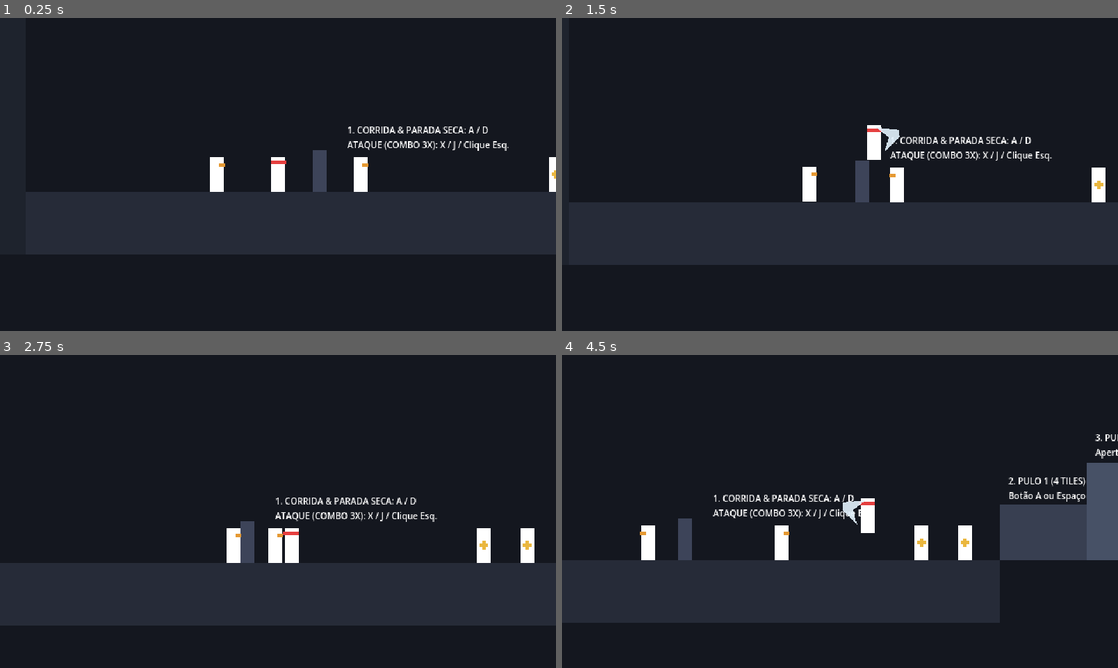
Above: before the commit, frames 1-4 (two rows, left to right).
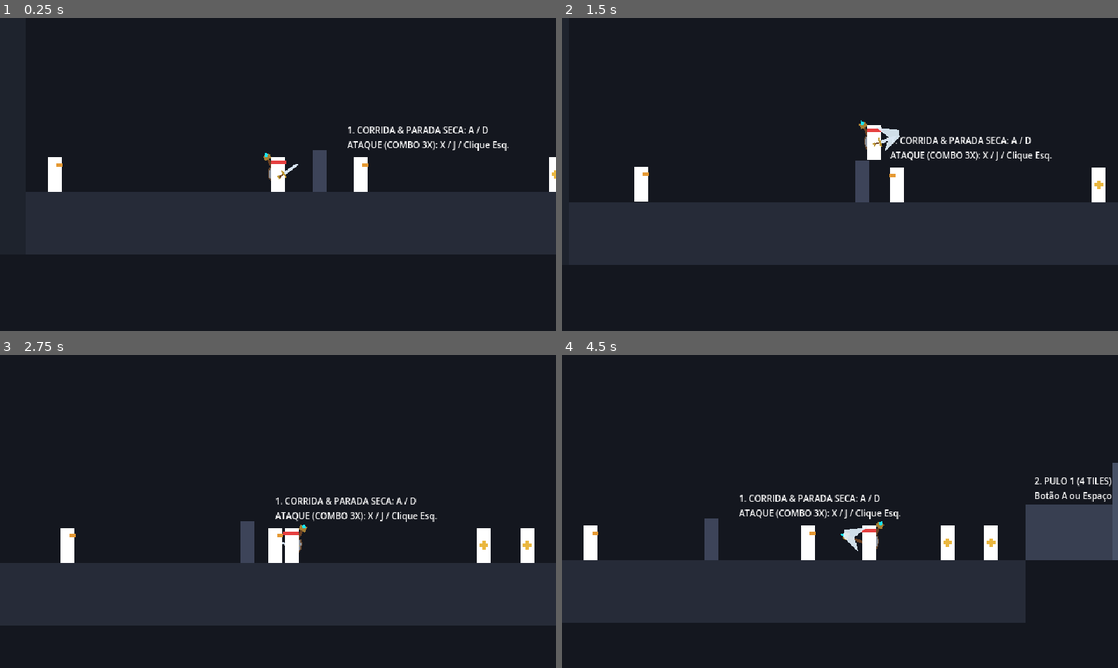
Above: after the commit, the same moments.

Repository: Theadrill/Godot-Roguelike-Prototype
Game: Godot game, scene res://src/world/movement_gym.tscn
Two runs of this game, one before a commit and one after it. Both use one fixed random seed, a clock stepped at 60 frames per second and the inputs below.
Inputs (mouse positions are in pixels of both pictures, inside the frame that each line leads up to):
- Up to frame 1 (0.25 s): no input
- Up to frame 2 (1.5 s): tap A (move_left) at 0.5, 1.25 s; move the mouse to (962, 158) at 0.52 s; hold L (defend, bound only after the commit) 0.53-1.28 s; hold D (move_right) from 0.53 s (still down); click (962, 158) at 0.67 s; tap Space (jump) at 0.77 s; tap E at 0.8, 1.35 s; move the mouse to (728, 190) at 1.27 s; click (728, 190) at 1.42 s
- Up to frame 3 (2.75 s): tap Space (jump) at 1.52 s; tap 1 at 1.55, 2.1 s; tap A (move_left) at 2 s; move the mouse to (333, 442) at 2.02 s; release D (move_right) at 2.03 s; hold A (move_left) from 2.03 s (still down); click (333, 442) at 2.17 s; tap 2 at 2.3 s
- Up to frame 4 (4.5 s): move the mouse to (812, 574) at 2.77 s; release A (move_left) at 2.78 s; hold D (move_right) 2.78-4.28 s; tap 2 at 2.85 s; click (812, 574) at 2.92 s; tap Space (jump) at 3.02, 3.77 s; tap 3 at 3.05, 3.6 s; tap A (move_left) at 3.5, 4.25 s; move the mouse to (1006, 558) at 3.52 s; click (1006, 558) at 3.67 s; tap 4 at 3.8, 4.35 s; move the mouse to (673, 464) at 4.27 s; hold A (move_left) from 4.28 s (still down); click (673, 464) at 4.42 s

The runs differ from the first frame. In frame 1, 0.7% of the frame differs, in the area x 8-54%, y 43-56%; in frame 2, 0.6%; in frame 3, 0.6%; in frame 4, 7.3%, in the area x 3-100%, y 25-86%.

Commit message:
feat(equipment): implement 4-socket modular paperdoll architecture with dynamic depth

Diff:
--- /dev/null
+++ b/src/combat/equipment_data.gd
@@ -0,0 +1,22 @@
+class_name EquipmentData
+extends Resource
+
+## Base data container for socketed equipments (weapons, shields, tools).
+
+enum SlotType {
+	MAIN_HAND,
+	OFF_HAND,
+	TWO_HANDED
+}
+
+@export_group("Identity")
+@export var equipment_name: String = "Basic Equipment"
+@export var slot_type: SlotType = SlotType.MAIN_HAND
+
+@export_group("Visual Representation")
+## PackedScene representing the visual item attached to player sockets.
+@export var visual_scene: PackedScene
+@export var visual_offset: Vector2 = Vector2.ZERO
+@export var visual_rotation_degrees: float = 0.0
+@export var back_offset: Vector2 = Vector2.ZERO
+@export var back_rotation_degrees: float = 0.0
--- /dev/null
+++ b/src/combat/shield_data.gd
@@ -0,0 +1,27 @@
+class_name ShieldData
+extends EquipmentData
+
+## Data container for shields, parry timings, guard absorption, and forge upgrades.
+
+@export_group("Shield Defense Attributes")
+## Damage reduction percentage when holding simple guard (0.0 to 1.0, where 0.85 = 85% absorbed, 15% chip damage)
+@export_range(0.0, 1.0, 0.05) var guard_absorption: float = 0.85
+
+## Parry window duration in seconds (active frame window for perfect parry)
+@export_range(0.05, 0.3, 0.01, "suffix:s") var parry_window: float = 0.12
+
+## Penalty cooldown when missing a parry in the air or out of timing (seconds)
+@export_range(0.2, 2.0, 0.05, "suffix:s") var parry_fail_cooldown: float = 1.0
+
+## Stun duration applied to the attacker on successful parry (seconds)
+@export_range(0.2, 2.0, 0.05, "suffix:s") var parry_stun_duration: float = 0.85
+
+@export_group("Forge Modifiers (Sanctuary Brother)")
+## Repulsion shockwave modifier: knocks back and pushes other surrounding enemies away on parry
+@export var has_repulsion_modifier: bool = false
+@export_range(50.0, 400.0, 10.0, "suffix:px") var repulsion_radius: float = 120.0
+@export_range(100.0, 800.0, 20.0, "suffix:px/s") var repulsion_force: float = 380.0
+
+func _init() -> void:
+	slot_type = SlotType.OFF_HAND
+	equipment_name = "Buckler"
--- a/src/combat/weapon_data.gd
+++ b/src/combat/weapon_data.gd
@@ -1,10 +1,13 @@
 class_name WeaponData
-extends Resource
+extends EquipmentData
 
 ## Data container for weapon combat metrics and cadence.
 
 @export_group("Weapon Identity")
-@export var weapon_name: String = "Broadsword"
+@export var weapon_name: String = "Broadsword":
+	set(value):
+		weapon_name = value
+		equipment_name = value
 
 @export_group("Damage & Feedback")
 @export_range(1.0, 500.0, 1.0, "or_greater") var base_damage: float = 25.0
--- a/src/core/input_setup.gd
+++ b/src/core/input_setup.gd
@@ -46,11 +46,17 @@
 		_create_key_event(KEY_J),
 		_create_joy_button_event(JOY_BUTTON_X)
 	])
-	# Botão Y (Xbox) / Triângulo (PlayStation) / Botão Direito Mouse / Tecla K: ARMA SECUNDÁRIA / ESCUDO
+	# Botão Y (Xbox) / Triângulo (PlayStation) / Botão Direito Mouse / Tecla K: ARMA SECUNDÁRIA
 	_register_action("attack_secondary", [
 		_create_mouse_button_event(MOUSE_BUTTON_RIGHT),
 		_create_key_event(KEY_K),
 		_create_joy_button_event(JOY_BUTTON_Y)
+	])
+	# Botão LB (Xbox) / L1 (PlayStation) / Tecla L ou E: DEFESA / ESCUDO DEDICADO
+	_register_action("defend", [
+		_create_key_event(KEY_L),
+		_create_key_event(KEY_E),
+		_create_joy_button_event(JOY_BUTTON_LEFT_SHOULDER)
 	])
 
 	# Right Analog Stick: Camera look-ahead (espiar adiante)
--- /dev/null
+++ b/src/entities/equipment/dagger_visual.tscn
@@ -0,0 +1,19 @@
+[gd_scene format=3 uid="uid://dagger_visual_01"]
+
+[node name="DaggerVisual" type="Node2D"]
+
+[node name="Pommel" type="Polygon2D" parent="."]
+color = Color(0.65, 0.5, 0.2, 1)
+polygon = PackedVector2Array(-5, -1.5, -4, -1.5, -4, 1.5, -5, 1.5)
+
+[node name="Grip" type="Polygon2D" parent="."]
+color = Color(0.35, 0.22, 0.12, 1)
+polygon = PackedVector2Array(-4, -1, 0, -1, 0, 1, -4, 1)
+
+[node name="Guard" type="Polygon2D" parent="."]
+color = Color(0.65, 0.5, 0.2, 1)
+polygon = PackedVector2Array(0, -3, 1.5, -3, 1.5, 3, 0, 3)
+
+[node name="Blade" type="Polygon2D" parent="."]
+color = Color(0.8, 0.85, 0.9, 1)
+polygon = PackedVector2Array(1.5, -1.5, 9, -1, 12, 0, 9, 1, 1.5, 1.5)
--- /dev/null
+++ b/src/entities/equipment/hammer_visual.tscn
@@ -0,0 +1,15 @@
+[gd_scene format=3 uid="uid://hammer_visual_01"]
+
+[node name="HammerVisual" type="Node2D"]
+
+[node name="Shaft" type="Polygon2D" parent="."]
+color = Color(0.5, 0.32, 0.18, 1)
+polygon = PackedVector2Array(-6, -1.5, 14, -1.5, 14, 1.5, -6, 1.5)
+
+[node name="Head" type="Polygon2D" parent="."]
+color = Color(0.3, 0.32, 0.36, 1)
+polygon = PackedVector2Array(12, -7, 20, -7, 22, -5, 22, 5, 20, 7, 12, 7)
+
+[node name="HeadBand" type="Polygon2D" parent="."]
+color = Color(0.65, 0.5, 0.2, 1)
+polygon = PackedVector2Array(15, -7, 17, -7, 17, 7, 15, 7)
--- /dev/null
+++ b/src/entities/equipment/shield_buckler.tres
@@ -0,0 +1,19 @@
+[gd_resource type="Resource" script_class="ShieldData" load_steps=3 format=3 uid="uid://shield_buckler_tres_01"]
+
+[ext_resource type="Script" path="res://src/combat/shield_data.gd" id="1_script"]
+[ext_resource type="PackedScene" path="res://src/entities/equipment/shield_visual.tscn" id="2_visual"]
+
+[resource]
+script = ExtResource("1_script")
+guard_absorption = 0.85
+parry_window = 0.12
+parry_fail_cooldown = 1.0
+parry_stun_duration = 0.85
+has_repulsion_modifier = false
+repulsion_radius = 120.0
+repulsion_force = 380.0
+equipment_name = "Round Buckler"
+slot_type = 1
+visual_scene = ExtResource("2_visual")
+visual_offset = Vector2(0, 0)
+visual_rotation_degrees = 0.0
--- /dev/null
+++ b/src/entities/equipment/shield_visual.tscn
@@ -0,0 +1,15 @@
+[gd_scene format=3 uid="uid://shield_visual_01"]
+
+[node name="ShieldVisual" type="Node2D"]
+
+[node name="Plate" type="Polygon2D" parent="."]
+color = Color(0.4, 0.28, 0.18, 1)
+polygon = PackedVector2Array(-3, -8, 2, -8, 5, -4, 5, 4, 2, 8, -3, 8, -5, 4, -5, -4)
+
+[node name="Rim" type="Polygon2D" parent="."]
+color = Color(0.55, 0.58, 0.62, 1)
+polygon = PackedVector2Array(-2, -7, 2, -7, 4, -3, 4, 3, 2, 7, -2, 7, -4, 3, -4, -3)
+
+[node name="Boss" type="Polygon2D" parent="."]
+color = Color(0.8, 0.65, 0.2, 1)
+polygon = PackedVector2Array(-1.5, -2, 1.5, -2, 2.5, 0, 1.5, 2, -1.5, 2, -2.5, 0)
--- /dev/null
+++ b/src/entities/equipment/staff_visual.tscn
@@ -0,0 +1,15 @@
+[gd_scene format=3 uid="uid://staff_visual_01"]
+
+[node name="StaffVisual" type="Node2D"]
+
+[node name="Shaft" type="Polygon2D" parent="."]
+color = Color(0.42, 0.26, 0.14, 1)
+polygon = PackedVector2Array(-8, -1.5, 20, -1.5, 20, 1.5, -8, 1.5)
+
+[node name="HeadSocket" type="Polygon2D" parent="."]
+color = Color(0.65, 0.5, 0.2, 1)
+polygon = PackedVector2Array(19, -4, 25, -4, 25, 4, 19, 4)
+
+[node name="Gem" type="Polygon2D" parent="."]
+color = Color(0.1, 0.9, 0.95, 1)
+polygon = PackedVector2Array(24, -2.5, 28, 0, 24, 2.5, 22, 0)
--- /dev/null
+++ b/src/entities/equipment/sword_visual.tscn
@@ -0,0 +1,19 @@
+[gd_scene format=3 uid="uid://sword_visual_01"]
+
+[node name="SwordVisual" type="Node2D"]
+
+[node name="Pommel" type="Polygon2D" parent="."]
+color = Color(0.75, 0.6, 0.2, 1)
+polygon = PackedVector2Array(-7, -2, -5, -2, -5, 2, -7, 2)
+
+[node name="Grip" type="Polygon2D" parent="."]
+color = Color(0.45, 0.28, 0.15, 1)
+polygon = PackedVector2Array(-5, -1, 0, -1, 0, 1, -5, 1)
+
+[node name="Guard" type="Polygon2D" parent="."]
+color = Color(0.75, 0.6, 0.2, 1)
+polygon = PackedVector2Array(0, -5, 2, -5, 2, 5, 0, 5)
+
+[node name="Blade" type="Polygon2D" parent="."]
+color = Color(0.85, 0.9, 0.95, 1)
+polygon = PackedVector2Array(2, -2, 18, -1.5, 22, 0, 18, 1.5, 2, 2)
--- /dev/null
+++ b/src/entities/equipment/weapon_dagger.tres
@@ -0,0 +1,25 @@
+[gd_resource type="Resource" script_class="WeaponData" load_steps=3 format=3 uid="uid://weapon_dagger_tres_01"]
+
+[ext_resource type="Script" path="res://src/combat/weapon_data.gd" id="1_script"]
+[ext_resource type="PackedScene" path="res://src/entities/equipment/dagger_visual.tscn" id="2_visual"]
+
+[resource]
+script = ExtResource("1_script")
+weapon_name = "Twin Daggers"
+base_damage = 14.0
+knockback_force = 90.0
+hitstop_duration = 0.03
+rumble_weak = 0.25
+rumble_strong = 0.45
+rumble_duration = 0.05
+combo_durations = Array[float]([0.12, 0.12, 0.18])
+forward_impulses = Array[float]([60.0, 75.0, 110.0])
+attack_cooldown = 0.08
+combo_finisher_cooldown = 0.15
+equipment_name = "Twin Daggers"
+slot_type = 0
+visual_scene = ExtResource("2_visual")
+visual_offset = Vector2(0, 0)
+visual_rotation_degrees = 0.0
+back_offset = Vector2(4.8, -4.5)
+back_rotation_degrees = 225.0
--- /dev/null
+++ b/src/entities/equipment/weapon_hammer.tres
@@ -0,0 +1,25 @@
+[gd_resource type="Resource" script_class="WeaponData" load_steps=3 format=3 uid="uid://weapon_hammer_tres_01"]
+
+[ext_resource type="Script" path="res://src/combat/weapon_data.gd" id="1_script"]
+[ext_resource type="PackedScene" path="res://src/entities/equipment/hammer_visual.tscn" id="2_visual"]
+
+[resource]
+script = ExtResource("1_script")
+weapon_name = "War Hammer"
+base_damage = 45.0
+knockback_force = 280.0
+hitstop_duration = 0.09
+rumble_weak = 0.6
+rumble_strong = 0.95
+rumble_duration = 0.12
+combo_durations = Array[float]([0.26, 0.26, 0.42])
+forward_impulses = Array[float]([50.0, 70.0, 160.0])
+attack_cooldown = 0.22
+combo_finisher_cooldown = 0.35
+equipment_name = "War Hammer"
+slot_type = 2
+visual_scene = ExtResource("2_visual")
+visual_offset = Vector2(0, 0)
+visual_rotation_degrees = 0.0
+back_offset = Vector2(-3.5, -7.5)
+back_rotation_degrees = 25.0
--- /dev/null
+++ b/src/entities/equipment/weapon_staff.tres
@@ -0,0 +1,25 @@
+[gd_resource type="Resource" script_class="WeaponData" load_steps=3 format=3 uid="uid://weapon_staff_tres_01"]
+
+[ext_resource type="Script" path="res://src/combat/weapon_data.gd" id="1_script"]
+[ext_resource type="PackedScene" path="res://src/entities/equipment/staff_visual.tscn" id="2_visual"]
+
+[resource]
+script = ExtResource("1_script")
+weapon_name = "Mystic Staff"
+base_damage = 22.0
+knockback_force = 130.0
+hitstop_duration = 0.04
+rumble_weak = 0.35
+rumble_strong = 0.6
+rumble_duration = 0.07
+combo_durations = Array[float]([0.16, 0.16, 0.25])
+forward_impulses = Array[float]([40.0, 60.0, 90.0])
+attack_cooldown = 0.12
+combo_finisher_cooldown = 0.20
+equipment_name = "Mystic Staff"
+slot_type = 2
+visual_scene = ExtResource("2_visual")
+visual_offset = Vector2(0, 0)
+visual_rotation_degrees = 0.0
+back_offset = Vector2(0, 0)
+back_rotation_degrees = 0.0
--- /dev/null
+++ b/src/entities/equipment/weapon_sword.tres
@@ -0,0 +1,25 @@
+[gd_resource type="Resource" script_class="WeaponData" load_steps=3 format=3 uid="uid://weapon_sword_tres_01"]
+
+[ext_resource type="Script" path="res://src/combat/weapon_data.gd" id="1_script"]
+[ext_resource type="PackedScene" path="res://src/entities/equipment/sword_visual.tscn" id="2_visual"]
+
+[resource]
+script = ExtResource("1_script")
+weapon_name = "Steel Broadsword"
+base_damage = 25.0
+knockback_force = 160.0
+hitstop_duration = 0.05
+rumble_weak = 0.4
+rumble_strong = 0.7
+rumble_duration = 0.08
+combo_durations = Array[float]([0.18, 0.18, 0.28])
+forward_impulses = Array[float]([80.0, 100.0, 140.0])
+attack_cooldown = 0.14
+combo_finisher_cooldown = 0.22
+equipment_name = "Steel Broadsword"
+slot_type = 0
+visual_scene = ExtResource("2_visual")
+visual_offset = Vector2(0, 0)
+visual_rotation_degrees = 0.0
+back_offset = Vector2(3.8, -4.0)
+back_rotation_degrees = 225.0
--- a/src/entities/player/player.gd
+++ b/src/entities/player/player.gd
@@ -40,6 +40,8 @@
 
 @export_group("Combat & Equipment")
 @export var weapon: WeaponData
+@export var secondary_weapon: WeaponData
+@export var shield: ShieldData
 
 var coyote_timer: float = 0.0
 var jump_buffer_timer: float = 0.0
@@ -77,12 +79,35 @@
 @onready var hurtbox: Hurtbox = $Hurtbox
 @onready var slash_effect: Node2D = $Visual/SlashEffect
 @onready var ledge_climb_visual: Node2D = $Visual/LedgeClimbPlaceholder
+@onready var main_hand_socket: Marker2D = $Visual/MainHandSocket
+@onready var off_hand_socket: Marker2D = $Visual/OffHandSocket
+@onready var back_socket_shield: Marker2D = $Visual/BackSocketShield
+@onready var back_socket_weapon: Marker2D = $Visual/BackSocketWeapon
+
+var _main_weapon_instance: Node2D = null
+var _secondary_weapon_instance: Node2D = null
+var _shield_instance: Node2D = null
+var is_shield_raised: bool = false
 
 func _ready() -> void:
 	current_health = max_health
 	current_mana = max_mana
 	if not weapon:
-		weapon = WeaponData.new()
+		var default_weapon := load("res://src/entities/equipment/weapon_sword.tres") as WeaponData
+		weapon = default_weapon if default_weapon else WeaponData.new()
+
+	if not secondary_weapon:
+		var default_secondary := load("res://src/entities/equipment/weapon_staff.tres") as WeaponData
+		if default_secondary:
+			secondary_weapon = default_secondary
+
+	if not shield:
+		var default_shield := load("res://src/entities/equipment/shield_buckler.tres") as ShieldData
+		if default_shield:
+			shield = default_shield
+
+	_refresh_equipped_visuals()
+	_update_equipment_depth()
 
 	if hitbox:
 		hitbox.attacker = self
@@ -96,6 +121,77 @@
 		flash_material = ShaderMaterial.new()
 		flash_material.shader = shader
 		body_polygon.material = flash_material
+
+func equip_weapon(new_weapon: WeaponData) -> void:
+	weapon = new_weapon
+	_update_main_weapon_visual()
+
+func equip_secondary_weapon(new_secondary: WeaponData) -> void:
+	secondary_weapon = new_secondary
+	_update_secondary_weapon_visual()
+
+func equip_shield(new_shield: ShieldData) -> void:
+	shield = new_shield
+	_update_shield_visual()
+
+func set_shield_raised(raised: bool) -> void:
+	if is_shield_raised == raised:
+		return
+	is_shield_raised = raised
+	if not _shield_instance or not is_instance_valid(_shield_instance):
+		return
+
+	var target_socket: Marker2D = off_hand_socket if is_shield_raised else back_socket_shield
+	if _shield_instance.get_parent() != target_socket:
+		_shield_instance.reparent(target_socket, false)
+	_shield_instance.position = shield.visual_offset if shield else Vector2.ZERO
+	_shield_instance.rotation_degrees = shield.visual_rotation_degrees if shield else 0.0
+	_shield_instance.z_index = 0
+
+func _refresh_equipped_visuals() -> void:
+	_update_main_weapon_visual()
+	_update_secondary_weapon_visual()
+	_update_shield_visual()
+
+func _update_main_weapon_visual() -> void:
+	if _main_weapon_instance and is_instance_valid(_main_weapon_instance):
+		_main_weapon_instance.queue_free()
+		_main_weapon_instance = null
+
+	if weapon and weapon.visual_scene and main_hand_socket:
+		_main_weapon_instance = weapon.visual_scene.instantiate() as Node2D
+		if _main_weapon_instance:
+			main_hand_socket.add_child(_main_weapon_instance)
+			_main_weapon_instance.position = weapon.visual_offset
+			_main_weapon_instance.rotation_degrees = weapon.visual_rotation_degrees
+			_main_weapon_instance.z_index = 0
+
+func _update_secondary_weapon_visual() -> void:
+	if _secondary_weapon_instance and is_instance_valid(_secondary_weapon_instance):
+		_secondary_weapon_instance.queue_free()
+		_secondary_weapon_instance = null
+
+	if secondary_weapon and secondary_weapon.visual_scene and back_socket_weapon:
+		_secondary_weapon_instance = secondary_weapon.visual_scene.instantiate() as Node2D
+		if _secondary_weapon_instance:
+			back_socket_weapon.add_child(_secondary_weapon_instance)
+			_secondary_weapon_instance.position = secondary_weapon.back_offset
+			_secondary_weapon_instance.rotation_degrees = secondary_weapon.back_rotation_degrees
+			_secondary_weapon_instance.z_index = 0
+
+func _update_shield_visual() -> void:
+	if _shield_instance and is_instance_valid(_shield_instance):
+		_shield_instance.queue_free()
+		_shield_instance = null
+
+	if shield and shield.visual_scene:
+		_shield_instance = shield.visual_scene.instantiate() as Node2D
+		if _shield_instance:
+			var target_socket: Marker2D = off_hand_socket if is_shield_raised else back_socket_shield
+			target_socket.add_child(_shield_instance)
+			_shield_instance.position = shield.visual_offset
+			_shield_instance.rotation_degrees = shield.visual_rotation_degrees
+			_shield_instance.z_index = 0
 
 func set_slash_visual(is_active: bool, combo_step: int = 0, is_upward: bool = false, is_downward: bool = false) -> void:
 	if slash_effect:
@@ -119,6 +215,17 @@
 				slash_effect.rotation_degrees = -20.0 if combo_step == 0 else (20.0 if combo_step == 1 else 0.0)
 				slash_effect.scale = Vector2(1.0 + combo_step * 0.2, 1.0 + combo_step * 0.2)
 
+	if main_hand_socket:
+		if is_active:
+			if is_upward:
+				main_hand_socket.rotation_degrees = -90.0
+			elif is_downward:
+				main_hand_socket.rotation_degrees = 90.0
+			else:
+				main_hand_socket.rotation_degrees = -20.0 if combo_step == 0 else (20.0 if combo_step == 1 else 0.0)
+		else:
+			main_hand_socket.rotation_degrees = -35.0
+
 func _physics_process(delta: float) -> void:
 	# Decrement timers
 	if is_on_floor():
@@ -144,6 +251,53 @@
 	# Attack cadence cooldown timer
 	if attack_cooldown_timer > 0.0:
 		attack_cooldown_timer = max(0.0, attack_cooldown_timer - delta)
+
+	# Dynamic Shield raising preview (defend button / LB / L1 / Key E / Key L)
+	if Input.is_action_pressed("defend"):
+		if not is_shield_raised:
+			set_shield_raised(true)
+	else:
+		if is_shield_raised:
+			set_shield_raised(false)
+
+func _unhandled_input(event: InputEvent) -> void:
+	if event is InputEventKey and event.is_pressed() and not event.is_echo():
+		match event.physical_keycode:
+			KEY_1:
+				var sword_res := load("res://src/entities/equipment/weapon_sword.tres") as WeaponData
+				if sword_res:
+					equip_weapon(sword_res)
+			KEY_2:
+				var dagger_res := load("res://src/entities/equipment/weapon_dagger.tres") as WeaponData
+				if dagger_res:
+					equip_weapon(dagger_res)
+			KEY_3:
+				var hammer_res := load("res://src/entities/equipment/weapon_hammer.tres") as WeaponData
+				if hammer_res:
+					equip_weapon(hammer_res)
+			KEY_4:
+				var staff_res := load("res://src/entities/equipment/weapon_staff.tres") as WeaponData
+				if staff_res:
+					equip_weapon(staff_res)
+			KEY_9:
+				# Cycle secondary weapon on back
+				if secondary_weapon == null:
+					var staff_res := load("res://src/entities/equipment/weapon_staff.tres") as WeaponData
+					equip_secondary_weapon(staff_res)
+				elif secondary_weapon.equipment_name == "Mystic Staff":
+					var hammer_res := load("res://src/entities/equipment/weapon_hammer.tres") as WeaponData
+					equip_secondary_weapon(hammer_res)
+				elif secondary_weapon.equipment_name == "War Hammer":
+					var sword_res := load("res://src/entities/equipment/weapon_sword.tres") as WeaponData
+					equip_secondary_weapon(sword_res)
+				else:
+					equip_secondary_weapon(null)
+			KEY_0:
+				if shield:
+					equip_shield(null)
+				else:
+					var buckler_res := load("res://src/entities/equipment/shield_buckler.tres") as ShieldData
+					equip_shield(buckler_res)
 
 func can_attack() -> bool:
 	return attack_cooldown_timer <= 0.0
@@ -177,12 +331,40 @@
 	return false
 
 func update_facing(direction: float) -> void:
+	var new_facing: int = 0
 	if direction > 0.0:
-		facing_direction = 1
-		visual.scale.x = 1.0
+		new_facing = 1
 	elif direction < 0.0:
-		facing_direction = -1
-		visual.scale.x = -1.0
+		new_facing = -1
+
+	if new_facing != 0 and new_facing != facing_direction:
+		facing_direction = new_facing
+		visual.scale.x = float(facing_direction)
+		_update_equipment_depth()
+
+func _update_equipment_depth() -> void:
+	# Right-handed anatomy & 2D perspective:
+	# Facing RIGHT (facing_direction == 1):
+	#   Right hand (MainHand / Weapon) is towards camera -> in front of torso (z_index = 1)
+	#   Left hand (OffHand / Shield in guard) is away from camera -> behind torso (z_index = -1)
+	# Facing LEFT (facing_direction == -1):
+	#   Left hand (OffHand / Shield in guard) is towards camera -> in front of torso (z_index = 1)
+	#   Right hand (MainHand / Weapon) is away from camera -> behind torso (z_index = -1)
+	if facing_direction == 1:
+		if main_hand_socket:
+			main_hand_socket.z_index = 1
+		if off_hand_socket:
+			off_hand_socket.z_index = -1
+	else:
+		if main_hand_socket:
+			main_hand_socket.z_index = -1
+		if off_hand_socket:
+			off_hand_socket.z_index = 1
+
+	if back_socket_shield:
+		back_socket_shield.z_index = -1
+	if back_socket_weapon:
+		back_socket_weapon.z_index = -2
 
 ## Intent-filtered check for crouching.
 ## Prevents accidental crouches when tilting the analog stick diagonally while running.
@@ -239,6 +421,8 @@
 		body_polygon.visible = not active
 	if visual.has_node("HeadbandPlaceholder"):
 		(visual.get_node("HeadbandPlaceholder") as CanvasItem).visible = not active
+	if main_hand_socket:
+		main_hand_socket.visible = not active
 
 ## Ledge detection (Dead Cells mantle check):
 ## Detects when any part of the player (feet, knees, waist, or chest) hits a wall edge
--- a/src/entities/player/player.tscn
+++ b/src/entities/player/player.tscn
@@ -65,6 +65,25 @@
 shape = SubResource("RectangleShape2D_player_hurtbox")
 
 [node name="Visual" type="Node2D" parent="."]
+
+[node name="BackSocketWeapon" type="Marker2D" parent="Visual"]
+z_index = -2
+position = Vector2(-3, -20)
+rotation = -2.00713
+
+[node name="BackSocketShield" type="Marker2D" parent="Visual"]
+z_index = -1
+position = Vector2(-6, -20)
+rotation = -0.14
+
+[node name="MainHandSocket" type="Marker2D" parent="Visual"]
+z_index = 1
+position = Vector2(6, -20)
+rotation = -0.610865
+
+[node name="OffHandSocket" type="Marker2D" parent="Visual"]
+z_index = -1
+position = Vector2(7, -19)
 
 [node name="BodyPlaceholder" type="Polygon2D" parent="Visual"]
 color = Color(0.18, 0.58, 0.58, 1)
--- a/src/world/movement_gym.tscn
+++ b/src/world/movement_gym.tscn
@@ -206,7 +206,7 @@
 position = Vector2(310, 288)
 
 [node name="SoldierLeft" parent="." unique_id=1169979355 instance=ExtResource("3_soldier")]
-position = Vector2(-150, 288)
+position = Vector2(-327, 288)
 respawn_enabled = true
 
 [node name="Soldier" parent="." unique_id=53509489 instance=ExtResource("3_soldier")]
Not shown, added: src/combat/equipment_data.gd.uid
Not shown, added: src/combat/shield_data.gd.uid
